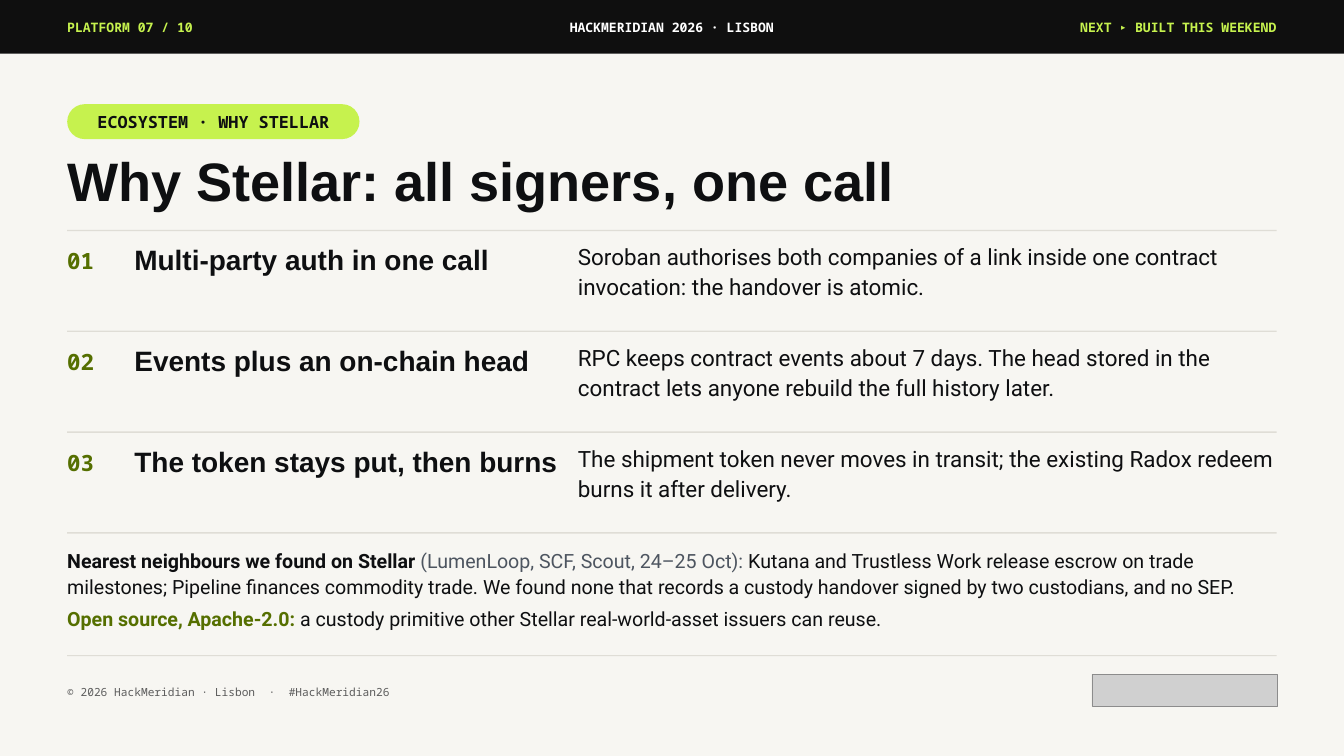
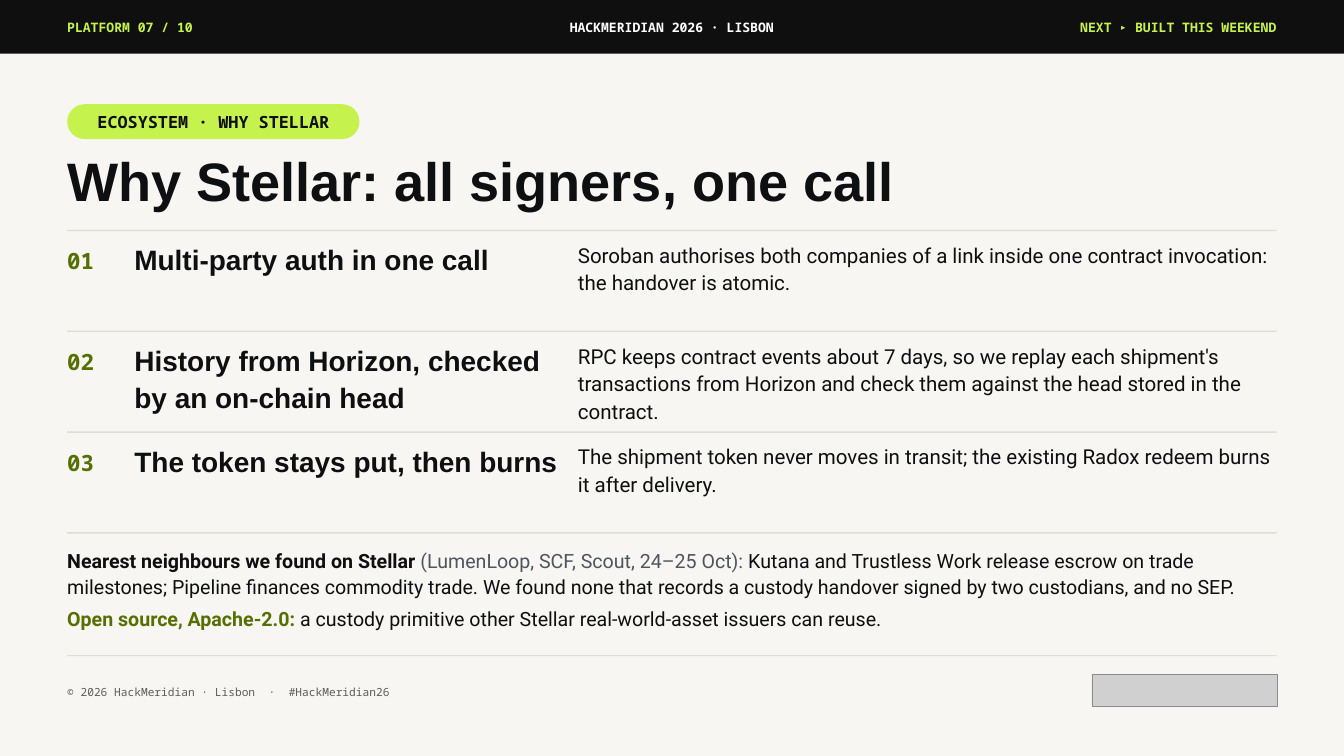
Before and after one commit to pwsaragossy/hackmeridian-cos, a slide deck: slide 7 of projects/hackmeridian-rail/deck/radox-custody-rail.pptx. Drawn at 1344x756 pixels with LibreOffice and Linux fonts; fonts in the diff are those of the drawing; grey boxes stand for pictures. Boxes give left, top, right and bottom in pixels: in the first picture for what was removed or moved away, otherwise in the second. Text is boxed around its words. In the diff, an @@ line names an element or a change of style, - is before the commit and + after.

```diff
--- a/projects/hackmeridian-rail/deck/radox-custody-rail.pptx
+++ b/projects/hackmeridian-rail/deck/radox-custody-rail.pptx
@@ text "Soroban authorises both companies of ..." at (578, 247, 1267, 291): size 24 to 22 pt @@
@@ text at (134, 350, 540, 414): text changed @@
-Events plus an on-chain head
+History from Horizon, checked by an on-chain head
@@ text at (578, 348, 1241, 420): text changed; size 24 to 22 pt @@
-RPC keeps contract events about 7 days. The head stored in the contract lets anyone rebuild the full history later.
+RPC keeps contract events about 7 days, so we replay each shipment's transactions from Horizon and check them against the head stored in the contract.
@@ text "The shipment token never moves ..." at (578, 448, 1271, 497): size 24 to 22 pt @@
```
Also in this commit, not shown: 2 other slides changed, 7 other files.
